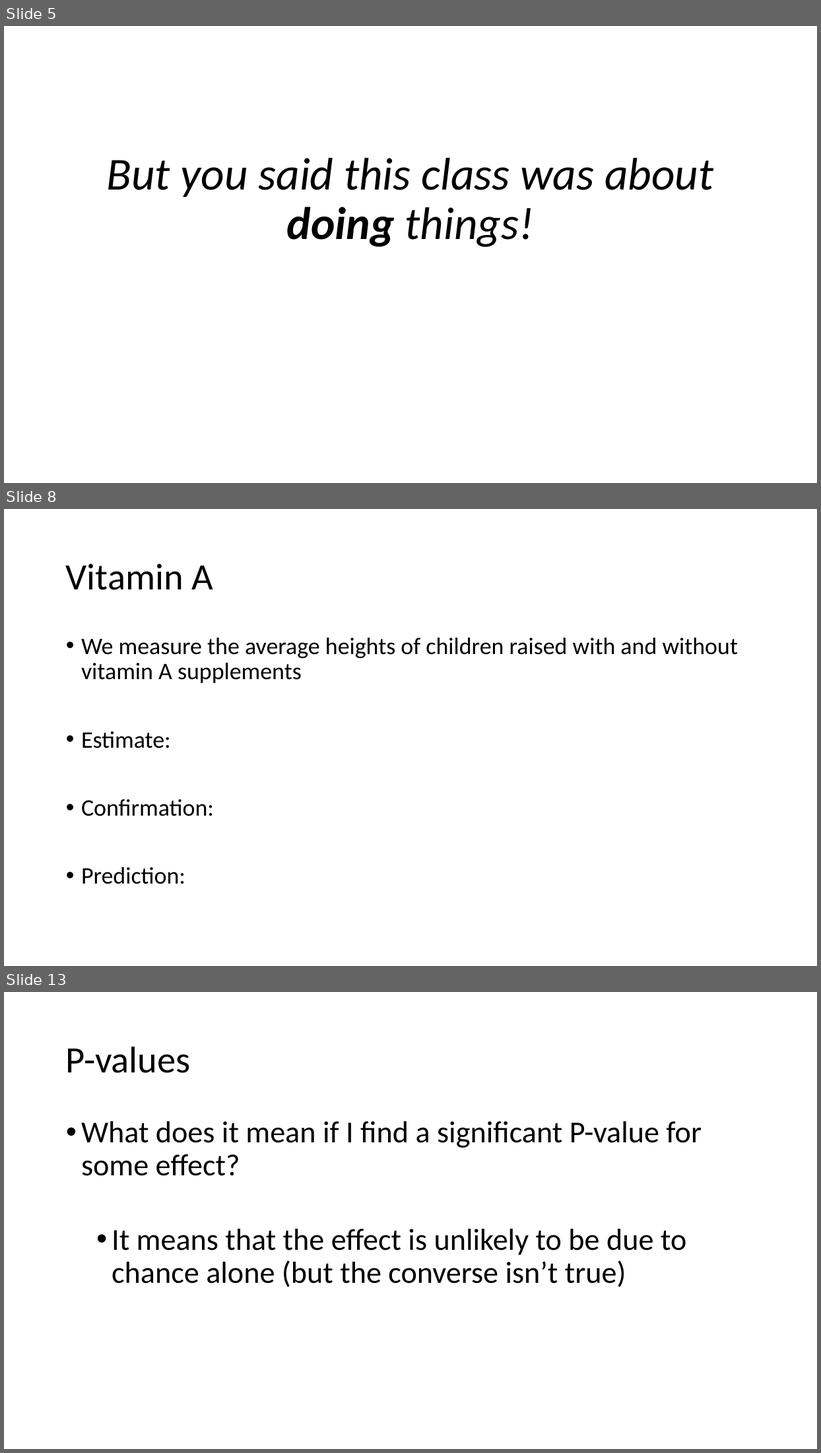
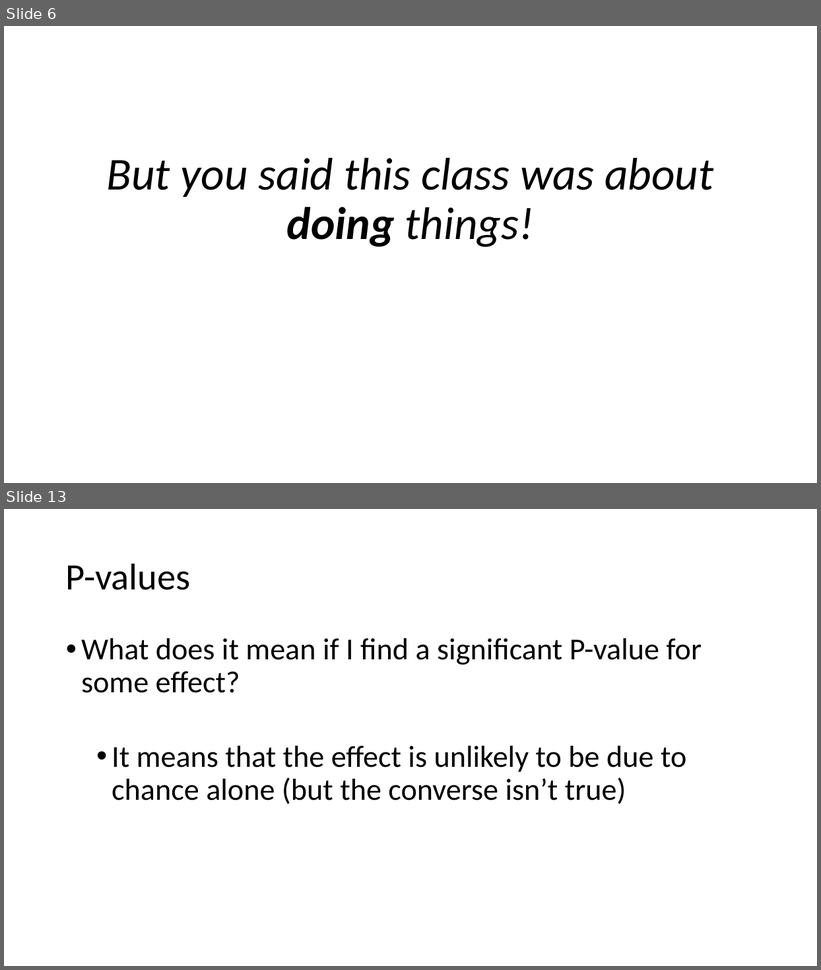
Before and after one commit to VTQuantMethodsEEB/klangwig, a slide deck: lectures/week_4_philosophy/le4_statistical_philosophy.pptx. Shown one above the other, each under a label of ours: slides 5, 8 and 13 before the commit, slides 6 and 13 after it; the slides between them are not shown. The pictures are 821x1453 and 821x970 pixels, drawn with LibreOffice and Linux fonts; fonts in the diff are those of the drawing. Boxes give left, top, right and bottom in pixels: in the first picture for what was removed or moved away, otherwise in the second. Text is boxed around its words. In the diff, an @@ line names an element or a change of style, - is before the commit and + after.

```diff
--- a/lectures/week_4_philosophy/le4_statistical_philosophy.pptx
+++ b/lectures/week_4_philosophy/le4_statistical_philosophy.pptx
@@ slide 8 removed at (x1=4, y1=509, x2=817, y2=966), background #FFFFFF @@
@@ title removed at (x1=66, y1=564, x2=214, y2=590) @@
-Vitamin A
@@ text removed at (x1=81, y1=638, x2=739, y2=885) @@
-• We measure the average heights of children raised with and without vitamin A supplements
-• Estimate:
-• Confirmation:
-• Prediction:
@@ what was slide 5 is now slide 6 @@
```
Also in this commit, not shown: 6 slides changed, 2 slides added, 1 other slide removed.
